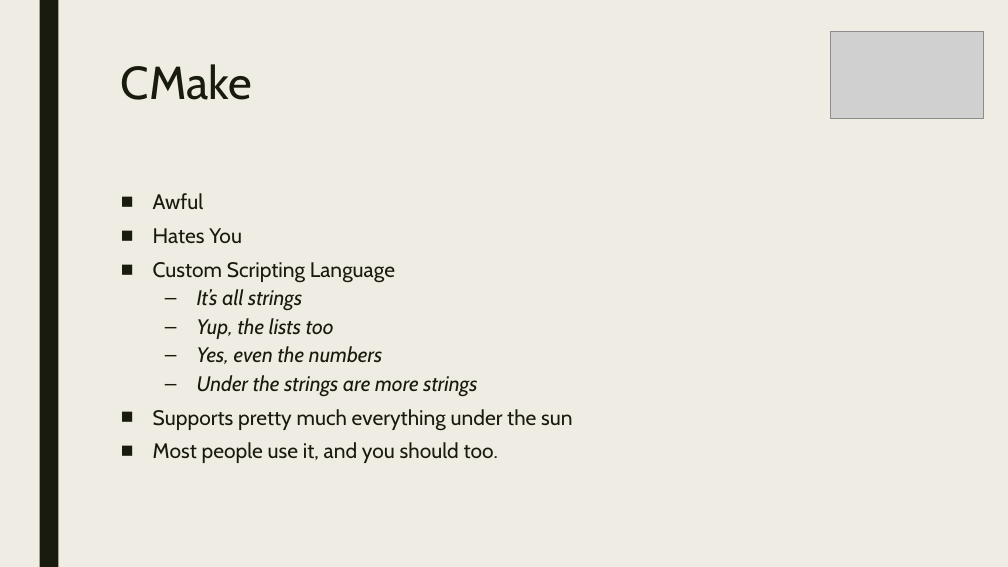
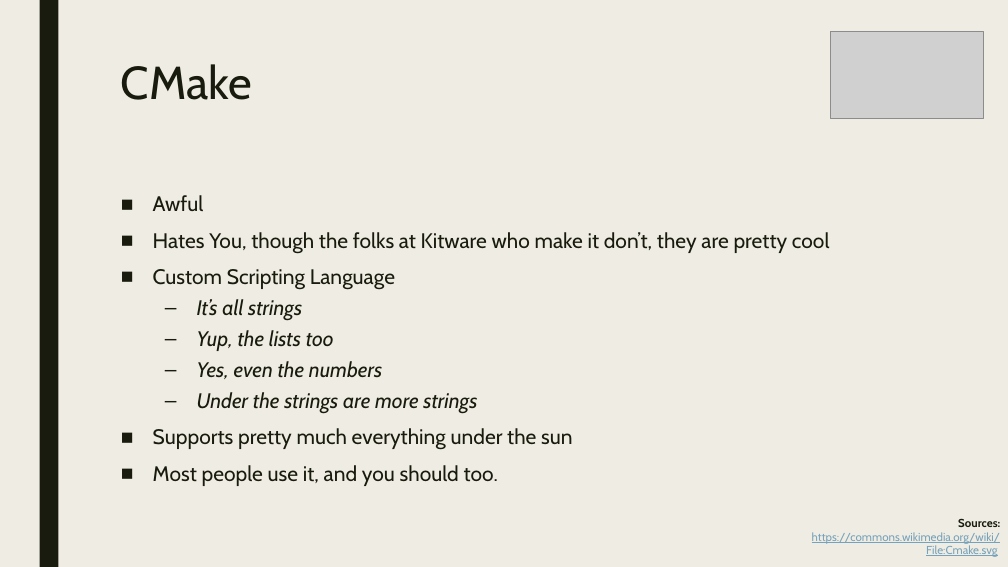
Before and after one commit to playmer/CMakePresentation, a slide deck: slide 9 of PreBuild Systems.pptx. Drawn at 1008x567 pixels with LibreOffice and Linux fonts; fonts in the diff are those of the drawing; grey boxes stand for pictures. Boxes give left, top, right and bottom in pixels: in the first picture for what was removed or moved away, otherwise in the second. Text is boxed around its words. In the diff, an @@ line names an element or a change of style, - is before the commit and + after.

```diff
--- a/PreBuild Systems.pptx
+++ b/PreBuild Systems.pptx
@@ text at [153, 195, 572, 486]: line spacing 0.84 to 0.94 @@
@@ text at [153, 232, 829, 254]: text changed @@
-■ Hates You
+■ Hates You, though the folks at Kitware who make it don’t, they are pretty cool
@@ text added at [812, 518, 1000, 557], 11 pt, text #77A2BB, underline @@
+Sources:
+https://commons.wikimedia.org/wiki/File:Cmake.svg
```
Also in this commit, not shown: 12 other slides changed.
